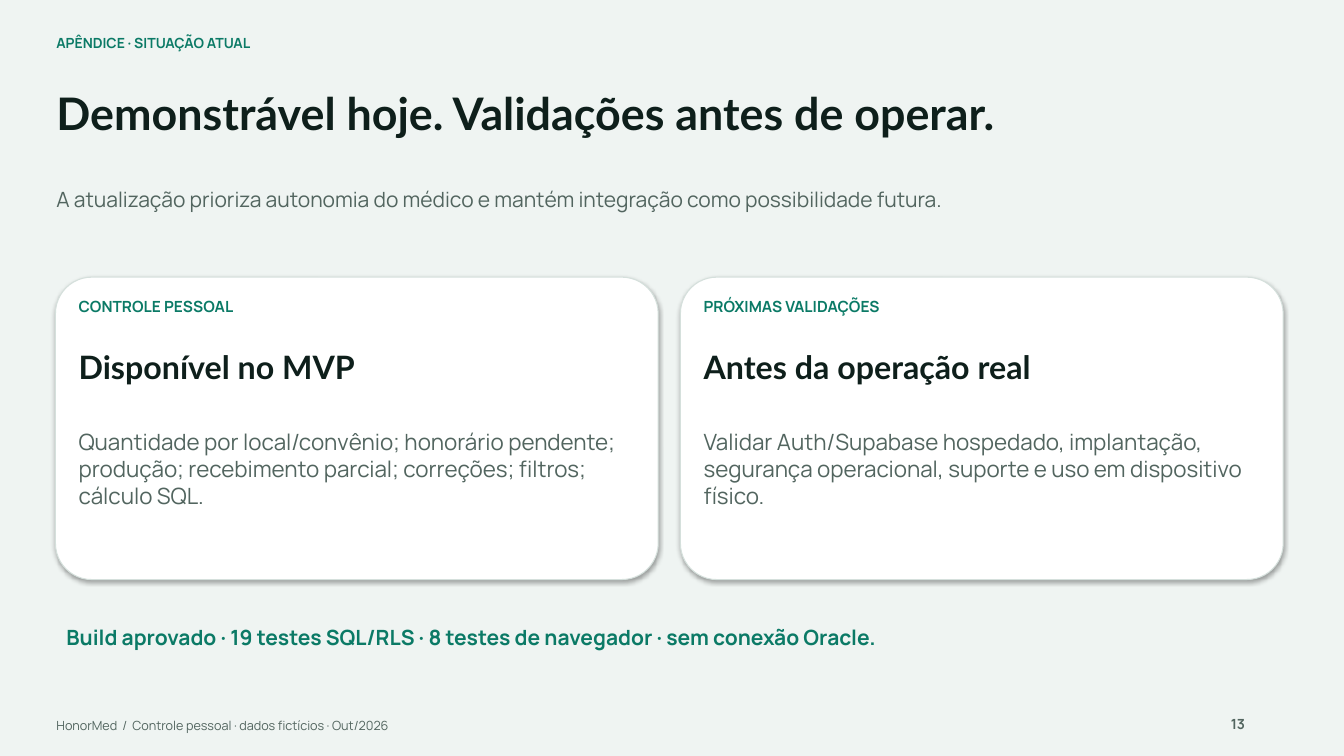
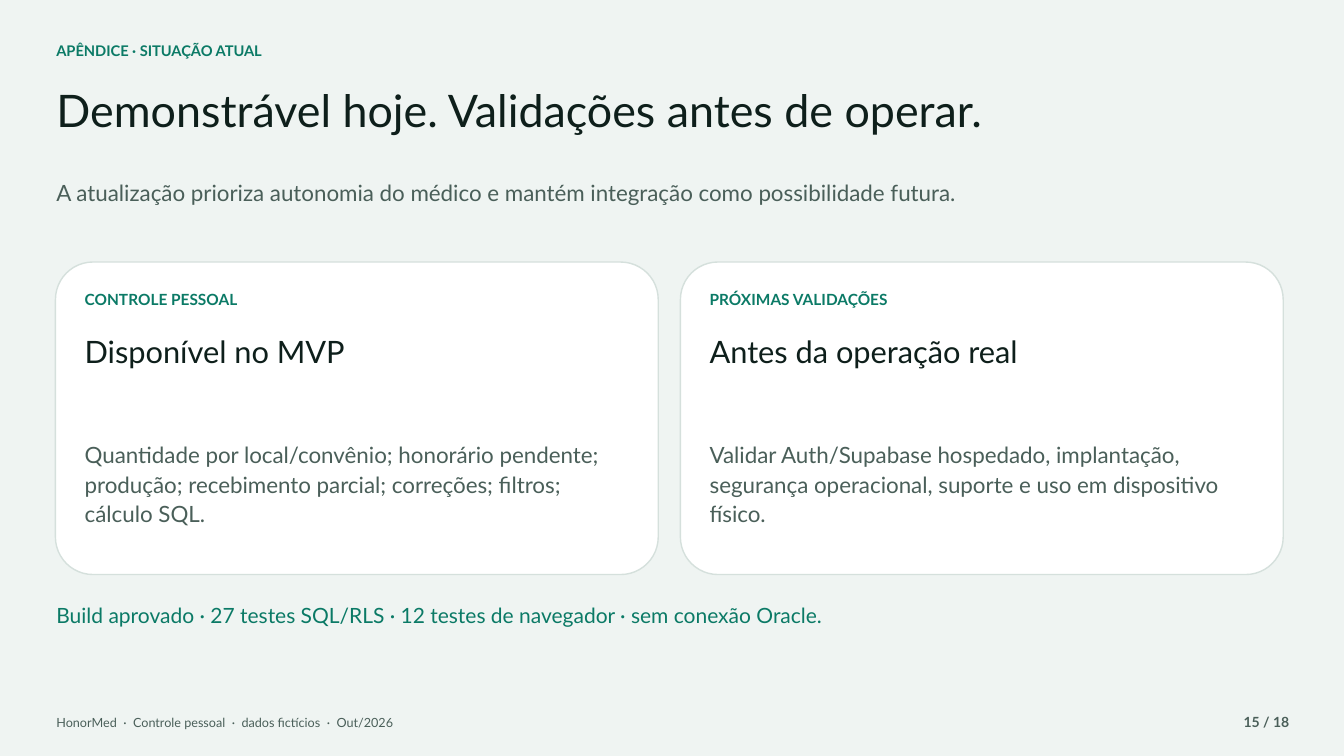
Before and after one commit to Gor0d/HonorMed, a slide deck: slide 15 of docs/apresentacao/HonorMed_Apresentacao_Medicos.pptx (slide 13 before the commit). Drawn at 1344x756 pixels with LibreOffice and Linux fonts; fonts in the diff are those of the drawing. Boxes give left, top, right and bottom in pixels: in the first picture for what was removed or moved away, otherwise in the second. Text is boxed around its words. In the diff, an @@ line names an element or a change of style, - is before the commit and + after.

```diff
--- a/docs/apresentacao/HonorMed_Apresentacao_Medicos.pptx
+++ b/docs/apresentacao/HonorMed_Apresentacao_Medicos.pptx
@@ text "APÊNDICE · SITUAÇÃO ATUAL" at (x1=56, y1=43, x2=262, y2=59): size 10 to 10.5 pt, font Manrope to Lato; line spacing 1 to 1.1; less space between paragraphs @@
@@ text "Demonstrável hoje. Validações antes de ..." at (x1=56, y1=94, x2=983, y2=135): bold off; less space between paragraphs @@
@@ text "A atualização prioriza autonomia do ..." at (x1=56, y1=184, x2=955, y2=205): size 15 to 16 pt, font Manrope to Lato, text colour #52655F to #4A5F59; line spacing 1 to 1.1; less space between paragraphs @@
@@ rounded rectangle resized from (x1=55, y1=277, x2=658, y2=580) to (x1=55, y1=262, x2=658, y2=575) @@
@@ rounded rectangle at (x1=55, y1=262, x2=658, y2=575): outline #D5E0DC 0.75 pt to #D5E0DC 1 pt; shadow off @@
@@ rounded rectangle at (x1=681, y1=262, x2=1284, y2=575): outline #D5E0DC 0.75 pt to #D5E0DC 1 pt; shadow off @@
@@ rounded rectangle resized from (x1=681, y1=277, x2=1284, y2=580) to (x1=681, y1=262, x2=1284, y2=575) @@
@@ text "CONTROLE PESSOAL" moved from (x1=79, y1=300, x2=233, y2=313) to (x1=85, y1=293, x2=237, y2=305) @@
@@ text "CONTROLE PESSOAL" at (x1=85, y1=293, x2=237, y2=305): font Manrope to Lato; line spacing 1 to 1.1; less space between paragraphs @@
@@ text "PRÓXIMAS VALIDAÇÕES" at (x1=710, y1=291, x2=888, y2=308): font Manrope to Lato; line spacing 1 to 1.1; less space between paragraphs @@
@@ text "PRÓXIMAS VALIDAÇÕES" moved from (x1=704, y1=298, x2=879, y2=316) to (x1=710, y1=291, x2=888, y2=308) @@
@@ text "Disponível no MVP" moved from (x1=79, y1=355, x2=355, y2=385) to (x1=85, y1=340, x2=345, y2=369) @@
@@ text "Disponível no MVP" at (x1=85, y1=340, x2=345, y2=369): size 23 to 22 pt, bold off; less space between paragraphs @@
@@ text "Antes da operação real" at (x1=710, y1=340, x2=1017, y2=369): size 23 to 22 pt, bold off; less space between paragraphs @@
@@ text "Antes da operação real" moved from (x1=704, y1=355, x2=1031, y2=385) to (x1=710, y1=340, x2=1017, y2=369) @@
@@ text "Quantidade por local/convênio; honorário pendente; ..." moved from (x1=79, y1=432, x2=615, y2=505) to (x1=85, y1=446, x2=599, y2=526) @@
@@ text "Quantidade por local/convênio; honorário pendente; ..." at (x1=85, y1=446, x2=599, y2=526): font Manrope to Lato, text colour #52655F to #4A5F59; line spacing 1 to 1.1; less space between paragraphs @@
@@ text "Validar Auth/Supabase hospedado, implantação, segurança ..." at (x1=710, y1=446, x2=1218, y2=522): font Manrope to Lato, text colour #52655F to #4A5F59; line spacing 1 to 1.1; less space between paragraphs @@
@@ text "Validar Auth/Supabase hospedado, implantação, segurança ..." moved from (x1=704, y1=433, x2=1242, y2=505) to (x1=710, y1=446, x2=1218, y2=522) @@
@@ text at (x1=56, y1=607, x2=821, y2=627): text changed; font Manrope to Lato; bold off @@
-Build aprovado · 19 testes SQL/RLS · 8 testes de navegador · sem conexão Oracle.
+Build aprovado · 27 testes SQL/RLS · 12 testes de navegador · sem conexão Oracle.
@@ text at (x1=56, y1=717, x2=394, y2=729): text changed; font Manrope to Lato; text colour #52655F to #4A5F59 @@
-HonorMed / Controle pessoal · dados fictícios · Out/2026
+HonorMed · Controle pessoal · dados fictícios · Out/2026
@@ text removed at (x1=1231, y1=719, x2=1245, y2=729) @@
-13
@@ text added at (x1=1244, y1=717, x2=1289, y2=727), 10 pt, text #4A5F59, bold @@
+15 / 18
```
Also in this commit, not shown: 15 other slides changed, 2 slides added, 10 other files.
